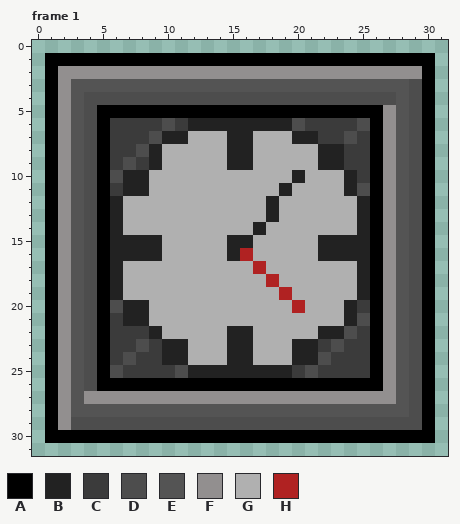
Pixel-art file: art/ase files/power-up-background.ase. Above, as it was before the edit.
32x32 pixels, 1 frame. Shown: frame 1. The commit also changed other frames, which this record leaves out.
Visible layers, top first: "Overlay", "Layer 2", "Layer 1".
Palette (. is transparent): A #000000  B #222222  C #3b3b3b  D #4d4d4d  E #545454  F #928f8f  G #b0b0b0  H #b02222
Pixels before, frame 1, first column x 1:
 1 AAAAAAAAAAAAAAAAAAAAAAAAAAAAAA
 2 AFFFFFFFFFFFFFFFFFFFFFFFFFFFFA
 3 AFEEEEEEEEEEEEEEEEEEEEEEEEEEDA
 4 AFEDDDDDDDDDDDDDDDDDDDDDDDDEDA
 5 AFEDAAAAAAAAAAAAAAAAAAAAAAFEDA
 6 AFEDACCCCDCBBBBBBBBDCCCCDAFEDA
 7 AFEDACCCDBBGGGBBGGGBBCCDCAFEDA
 8 AFEDACCDBGGGGGBBGGGGGBBCCAFEDA
 9 AFEDACDCBGGGGGBBGGGGGBBCCAFEDA
10 AFEDADBBGGGGGGGGGGGBGGGBCAFEDA
11 AFEDACBBGGGGGGGGGGBGGGGBDAFEDA
12 AFEDABGGGGGGGGGGGBGGGGGGBAFEDA
13 AFEDABGGGGGGGGGGGBGGGGGGBAFEDA
14 AFEDABGGGGGGGGGGBGGGGGGGBAFEDA
15 AFEDABBBBGGGGGBBGGGGGBBBBAFEDA
16 AFEDABBBBGGGGGBHGGGGGBBBBAFEDA
17 AFEDABGGGGGGGGGGHGGGGGGGBAFEDA
18 AFEDABGGGGGGGGGGGHGGGGGGBAFEDA
19 AFEDABGGGGGGGGGGGGHGGGGGBAFEDA
20 AFEDADBBGGGGGGGGGGGHGGGBCAFEDA
21 AFEDACBBGGGGGGGGGGGGGGGBDAFEDA
22 AFEDACCCBGGGGGBBGGGGGBBDCAFEDA
23 AFEDACCDCBBGGGBBGGGBBCDCCAFEDA
24 AFEDACDCCBBGGGBBGGGBBDCCCAFEDA
25 AFEDADCCCCDBBBBBBBBCDCCCCAFEDA
26 AFEDAAAAAAAAAAAAAAAAAAAAAAFEDA
27 AFEFFFFFFFFFFFFFFFFFFFFFFFFEDA
28 AFEEEEEEEEEEEEEEEEEEEEEEEEEEDA
29 AFDDDDDDDDDDDDDDDDDDDDDDDDDDDA
30 AAAAAAAAAAAAAAAAAAAAAAAAAAAAAA
Once edited:
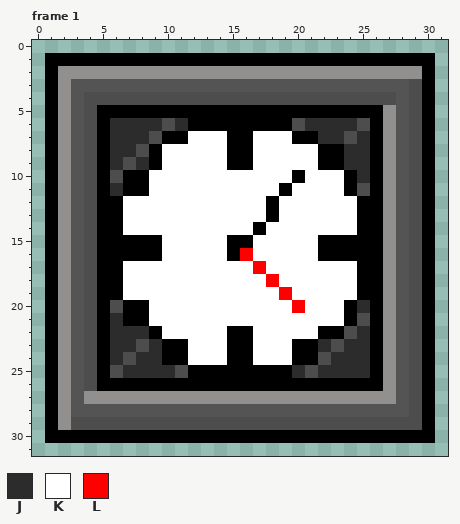
Colours new in this view: J #2c2c2c  K #ffffff  L #ff0000
Log entry: health increase power up
Changes in this commit:
layer "Overlay" now hidden
Frame 1:
The author changed colour B to colour A in row 6 at x 12 to 19; in row 7 at x 10 to 11, 15 to 16 and 20 to 21; in rows 8 to 9 at x 9, 15 to 16 and 22 to 23; in row 10 at x 7 to 8, 20 and 24; in row 11 at x 7 to 8, 19 and 24; in rows 12 to 13 at x 6, 18 and 25.
The author changed colour B to colour A in row 14 at x 6, 17 and 25; in row 15 at x 6 to 9, 15 to 16 and 22 to 25; in row 16 at x 6 to 9, 15 and 22 to 25; in rows 17 to 19 at x 6 and 25; in rows 20 to 21 at x 7 to 8 and 24; in row 22 at x 9, 15 to 16 and 22 to 23.
The author changed colour B to colour A in rows 23 to 24 at x 10 to 11, 15 to 16 and 20 to 21; in row 25 at x 12 to 19.
The author changed colour C to colour J in row 6 at x 6 to 9, 11 and 21 to 24; in row 7 at x 6 to 8, 22 to 23 and 25; in row 8 at x 6 to 7 and 24 to 25; in row 9 at x 6, 8 and 24 to 25; in row 10 at x 25; in row 11 at x 6.
The author changed colour C to colour J in row 20 at x 25; in row 21 at x 6; in row 22 at x 6 to 8 and 25; in row 23 at x 6 to 7, 9, 22 and 24 to 25; in row 24 at x 6, 8 to 9 and 23 to 25; in row 25 at x 7 to 10, 20 and 22 to 25.
The author changed colour G to colour K in row 7 at x 12 to 14 and 17 to 19; in rows 8 to 9 at x 10 to 14 and 17 to 21; in row 10 at x 9 to 19 and 21 to 23; in row 11 at x 9 to 18 and 20 to 23; in rows 12 to 13 at x 7 to 17 and 19 to 24; in row 14 at x 7 to 16 and 18 to 24.
The author changed colour G to colour K in rows 15 to 16 at x 10 to 14 and 17 to 21; in row 17 at x 7 to 16 and 18 to 24; in row 18 at x 7 to 17 and 19 to 24; in row 19 at x 7 to 18 and 20 to 24; in row 20 at x 9 to 19 and 21 to 23; in row 21 at x 9 to 23.
The author changed colour G to colour K in row 22 at x 10 to 14 and 17 to 21; in rows 23 to 24 at x 12 to 14 and 17 to 19.
The author changed colour H to colour L in row 16 at x 16; in row 17 at x 17; in row 18 at x 18; in row 19 at x 19; in row 20 at x 20.
Where, in picture pixels (left, top, right, bottom), the same in both pictures:
changed: (110, 118, 370, 378)
